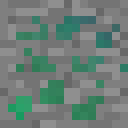
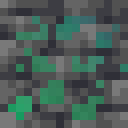
Layered file, before and after one edit (128 x 128). Changes by layer:
added layer "Malebene 2 (eingefügt)" above "stone" over <box>0,0,128,128</box>
hid "stone" over <box>0,0,128,128</box>
